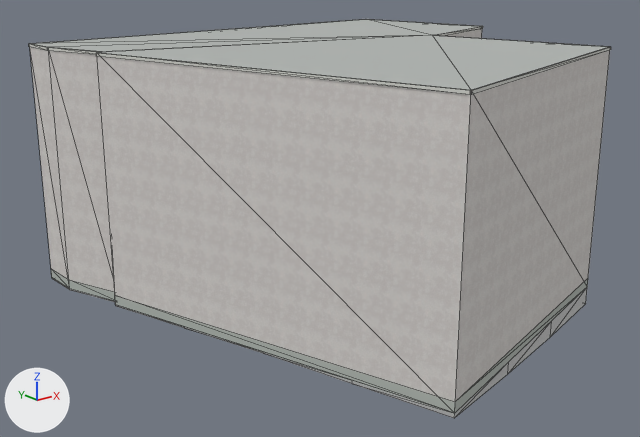
What one commit did to the Blender file assets/blender/buildings/osm-way-53929070.blend.
The view is the same before and after, from a 50 mm lens placed at (-21.9, -25.6, 12.5), pointed at (-2.5, -1.3, 2.8). Every picture has the same lights, and +X, +Y and +Z are marked at lower left. The older version comes first. Mesh edges are drawn as thin lines.

Before the edit, the objects in view are built like this:
```python
ob_building_foundation_53929070 = bpy.data.objects.new('building foundation 53929070', me_building_foundation_53929070)
ob_building_foundation_53929070.parent = ob_osm_way_53929070
ob_building_foundation_53929070.location = (0.0, 0.0, 0.0)
ob_reality_53929070_near_reality_flat_weathered_roof = bpy.data.objects.new('reality 53929070 near reality flat weathered roof', me_reality_53929070_near_reality_flat_weathered_roof)
ob_reality_53929070_near_reality_flat_weathered_roof.parent = ob_osm_way_53929070
ob_reality_53929070_near_reality_flat_weathered_roof.location = (0.0, 0.0, 0.0)
ob_reality_53929070_near_reality_pale_aluminum_sill = bpy.data.objects.new('reality 53929070 near reality pale aluminum sill', me_reality_53929070_near_reality_pale_aluminum_sill)
ob_reality_53929070_near_reality_pale_aluminum_sill.parent = ob_osm_way_53929070
ob_reality_53929070_near_reality_pale_aluminum_sill.location = (0.0, 0.0, 0.0)
# also in view: 'reality 53929070 near reality aged pale plaster' at (-0.9, -2.1, 4.5); 'reality 53929070 near reality concrete plinth' at (-0.9, -2.1, 0.2)
```
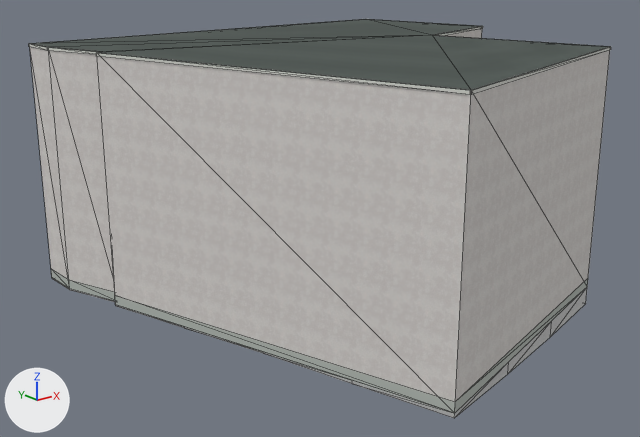
Where the change shows, as pixel boxes (x1, y1, x2, y2) in the pictures (640 x 437 px):
'reality 53929070 near reality flat weathered roof', surface changed (darker): (32, 19, 609, 90) in both
part 1 of me_reality_53929070_near_reality_pale_aluminum_sill, added: after (473, 47, 609, 90)
part 2 of me_reality_53929070_near_reality_pale_aluminum_sill, added: after (29, 19, 611, 95)

What changed in the scene script:
```text
Add img_roof_color_png:
    img_roof_color_png = load_image('roof-color.png', '../../../public/models/architecture/textures/roof-color.png', 256, 256, 'sRGB')
Add img_roof_normal_png:
    img_roof_normal_png = load_image('roof-normal.png', '../../../public/models/architecture/textures/roof-normal.png', 256, 256, 'Non-Color')
Change mat_reality_flat_weathered_roof:
    remove # nodes: BsdfPrincipled, OutputMaterial
    remove # colours: grey #b3b7b4
    nodes: BsdfPrincipled, MixRGB, NormalMap, OutputMaterial, TexImage x2
    colours: white #ffffff
    uses the picture img_roof_color_png
    uses the picture img_roof_normal_png
Change me_reality_53929070_near_reality_pale_aluminum_sill:
    used by ob_reality_53929070_near_reality_pale_aluminum_sill; parent = ob_osm_way_53929070; location = (0.0, 0.0, 0.0)
    remove me_reality_53929070_near_reality_pale_aluminum_sill.from_pydata(...)  # 36 vertices, 18 faces; spans x -9.9..8.2, y -10.8..6.6, z 8.9..9.0
    add me_reality_53929070_near_reality_pale_aluminum_sill.from_pydata(...)  # 72 vertices, 36 faces; spans x -9.9..8.2, y -10.8..6.6, z 8.9..9.0
    me_reality_53929070_near_reality_pale_aluminum_sill part 1: the loose piece of 4 vertices spanning x -5.3..5.6, y -10.8..-7.4, z 8.9..9.0 is copied, and the copy is moved by (0.0, 0.0, 0.1); it spans x -5.3..5.6, y -10.8..-7.4, z 9.0
    me_reality_53929070_near_reality_pale_aluminum_sill part 2: 32 vertices added at x -9.9..8.2, y -10.8..6.6, z 9.0
```
